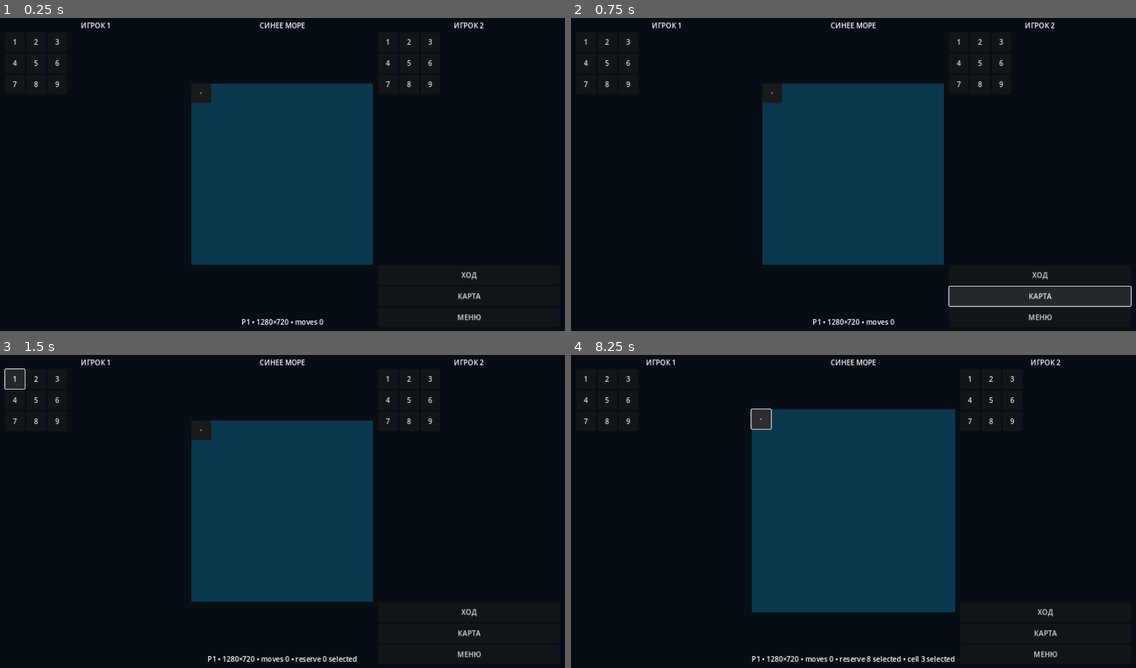
Above: before the commit, frames 1-4 (two rows, left to right).
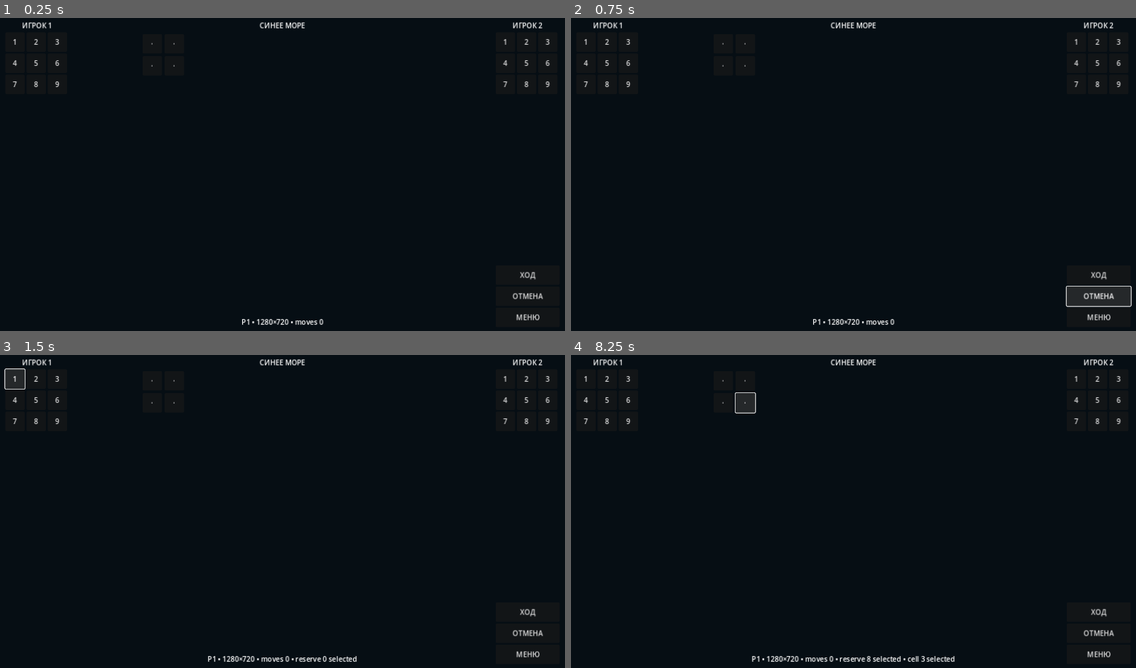
Above: after the commit, the same moments.

Repository: namelessdhamma/namelessdhamma.github.io
Game: Godot game, scene res://main.tscn
The game is run twice, just before and just after one commit, with the same random seed, the same clock (stepped at 60 frames per second) and the same inputs.
Inputs:
- Up to frame 1 (0.25 s): no input
- Up to frame 2 (0.75 s): click "КАРТА" (after the commit: "ОТМЕНА") at 0.5 s
- Up to frame 3 (1.5 s): click "1" at 1.25 s
- Up to frame 4 (8.25 s): click "2" at 2 s; click "3" at 2.75 s; click "4" at 3.5 s; click "5" at 4.25 s; click "6" at 5 s; click "7" at 5.75 s; click "8" at 6.5 s; click "9" at 7.25 s; click "·" at 8 s

The runs differ from the first frame. In frame 1, 19% of the frame differs, in the area x 4-98%, y 1-97%; in frame 2, 21%; in frame 3, 19%; in frame 4, 24%, in the area x 4-98%, y 1-98%.

Commit message:
Blue Sea: persist current Godot 16:9 board repair

Diff:
--- a/sinee-more-godot/main.tscn
+++ b/sinee-more-godot/main.tscn
@@ -40,7 +40,6 @@
 [node name="LeftRail" type="VBoxContainer" parent="SafeArea/Landscape"]
 custom_minimum_size = Vector2(145, 0)
 layout_mode = 2
-size_flags_horizontal = 3
 
 [node name="PlayerOne" type="Label" parent="SafeArea/Landscape/LeftRail"]
 layout_mode = 2
@@ -69,11 +68,11 @@
 ratio = 1.0
 stretch_mode = 2
 
-[node name="Board" type="ColorRect" parent="SafeArea/Landscape/Center/BoardAspect"]
-layout_mode = 2
-color = Color(0.04, 0.22, 0.31, 1)
+[node name="Board" type="GridContainer" parent="SafeArea/Landscape/Center/BoardAspect"]
+layout_mode = 2
 columns = 2
-mouse_filter = 1
+theme_override_constants/h_separation = 6
+theme_override_constants/v_separation = 6
 
 [node name="Status" type="Label" parent="SafeArea/Landscape/Center"]
 layout_mode = 2
@@ -83,7 +82,6 @@
 [node name="RightRail" type="VBoxContainer" parent="SafeArea/Landscape"]
 custom_minimum_size = Vector2(145, 0)
 layout_mode = 2
-size_flags_horizontal = 3
 
 [node name="PlayerTwo" type="Label" parent="SafeArea/Landscape/RightRail"]
 layout_mode = 2
@@ -106,7 +104,7 @@
 [node name="ActionSecondary" type="Button" parent="SafeArea/Landscape/RightRail/Actions"]
 custom_minimum_size = Vector2(44, 44)
 layout_mode = 2
-text = "КАРТА"
+text = "ОТМЕНА"
 
 [node name="ActionMenu" type="Button" parent="SafeArea/Landscape/RightRail/Actions"]
 custom_minimum_size = Vector2(44, 44)
